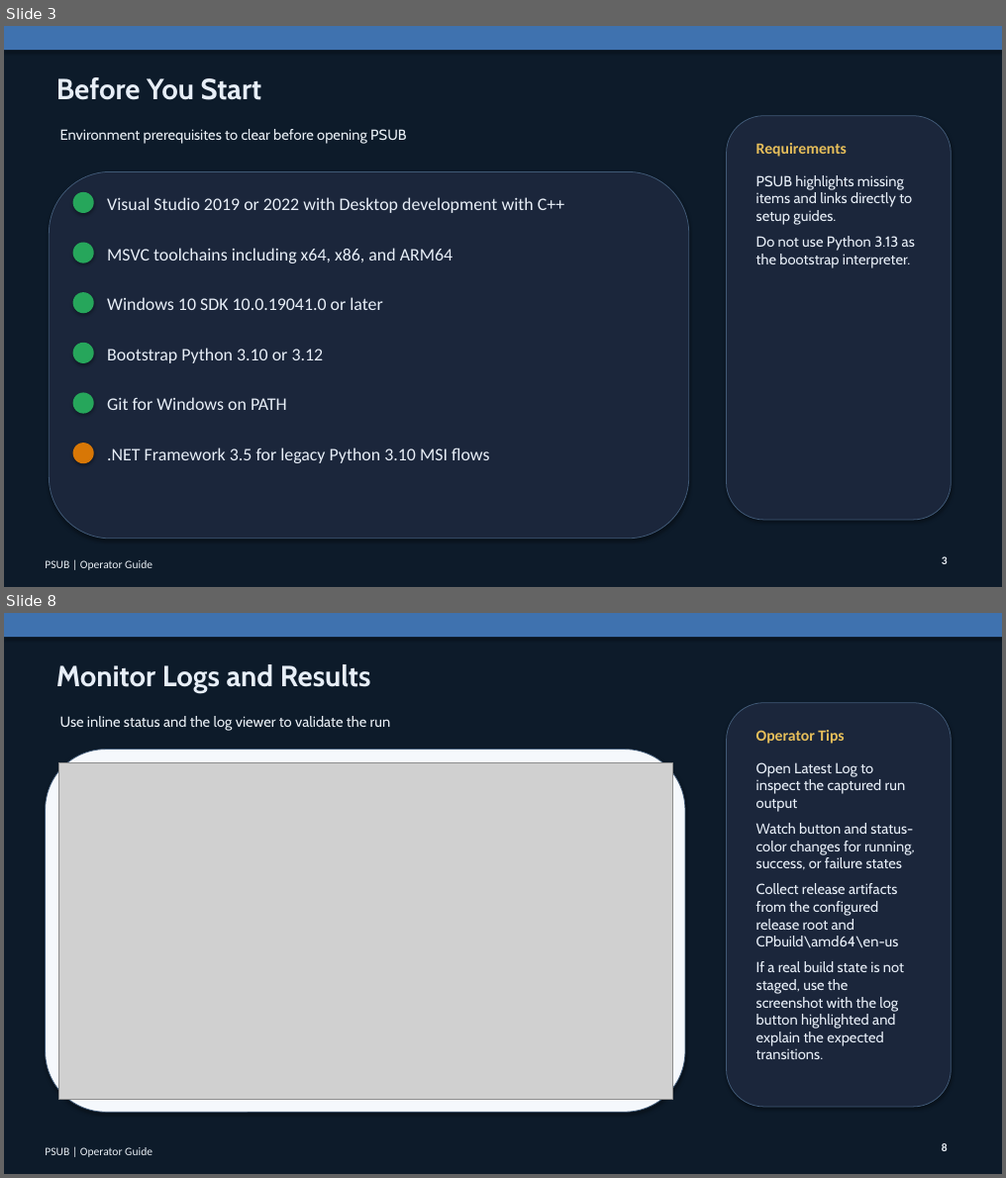
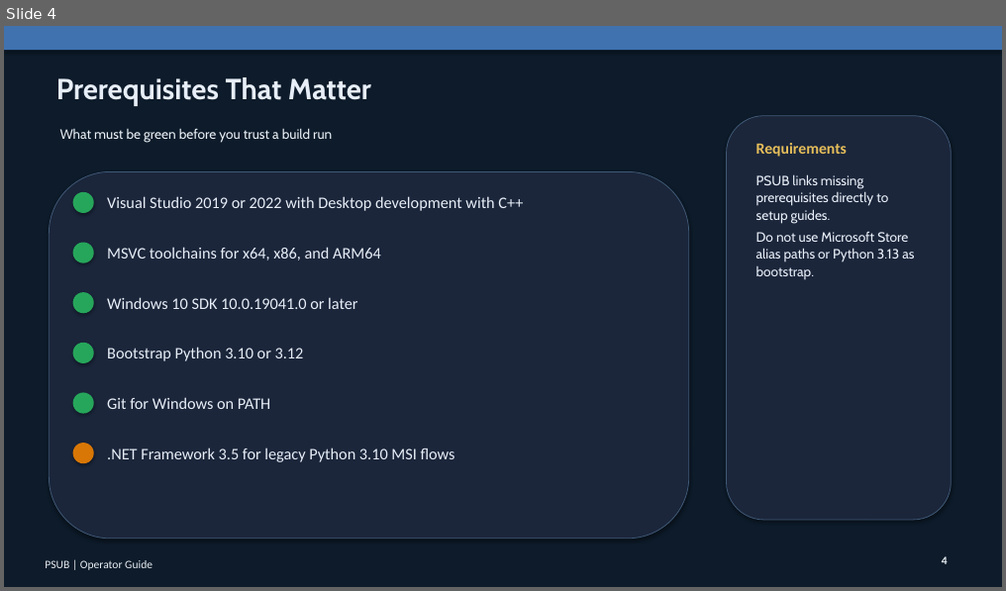
Before and after one commit to patrikkarlsson72/psub, a slide deck: output/presentation/PSUB-Operator-Guide.pptx. Shown one above the other, each under a label of ours: slides 3 and 8 before the commit, slide 4 after it; the slides between them are not shown. The pictures are 1006x1178 and 1006x591 pixels, drawn with LibreOffice and Linux fonts; fonts in the diff are those of the drawing; grey boxes stand for pictures. Boxes give left, top, right and bottom in pixels: in the first picture for what was removed or moved away, otherwise in the second. Text is boxed around its words. In the diff, an @@ line names an element or a change of style, - is before the commit and + after.

Commit message:
Refine PSUB operator presentation deck

```diff
--- a/output/presentation/PSUB-Operator-Guide.pptx
+++ b/output/presentation/PSUB-Operator-Guide.pptx
@@ slide 8 removed at [4, 613, 1002, 1174], background #FFFFFF @@
@@ rectangle removed at [4, 613, 1002, 1174] @@
@@ rectangle removed at [4, 613, 1002, 637] @@
@@ text removed at [56, 664, 371, 693] @@
-Monitor Logs and Results
@@ text removed at [60, 716, 391, 731] @@
-Use inline status and the log viewer to validate the run
@@ rounded rectangle removed at [727, 703, 951, 1107] @@
@@ text removed at [756, 730, 844, 744] @@
-Operator Tips
@@ rounded rectangle removed at [46, 750, 685, 1112] @@
@@ picture removed at [58, 762, 672, 1100] @@
@@ text removed at [756, 762, 915, 1059] @@
-Open Latest Log to inspect the captured run output
-Watch button and status-color changes for running, success, or failure states
-Collect release artifacts from the configured release root and CPbuild\amd64\en-us
-If a real build state is not staged, use the screenshot with the log button highlighted and explain the expected transitions.
@@ text removed at [942, 1144, 947, 1152] @@
-8
@@ text removed at [45, 1148, 152, 1157] @@
-PSUB | Operator Guide
@@ what was slide 3 is now slide 4 @@
@@ slide 4 changed as well @@
@@ text at [56, 77, 371, 106]: text changed @@
-Before You Start
+Prerequisites That Matter
@@ text at [60, 128, 332, 143]: text changed; size 14 to 13 pt @@
-Environment prerequisites to clear before opening PSUB
+What must be green before you trust a build run
@@ text at [756, 174, 914, 280]: text changed; size 14 to 13 pt @@
-PSUB highlights missing items and links directly to setup guides.
-Do not use Python 3.13 as the bootstrap interpreter.
+PSUB links missing prerequisites directly to setup guides.
+Do not use Microsoft Store alias paths or Python 3.13 as bootstrap.
@@ text at [107, 247, 381, 261]: text changed; size 17 to 15.5 pt @@
-MSVC toolchains including x64, x86, and ARM64
+MSVC toolchains for x64, x86, and ARM64
@@ size 17 to 15.5 pt in 5 elements at [107, 196, 523, 211], [107, 297, 357, 309], [107, 347, 304, 362], [107, 397, 270, 409], [107, 448, 455, 463] @@
@@ text at [942, 557, 947, 565]: text changed @@
-3
+4
```
Also in this commit, not shown: 4 other slides changed, 3 slides added, 4 other slides removed, 3 other files.
